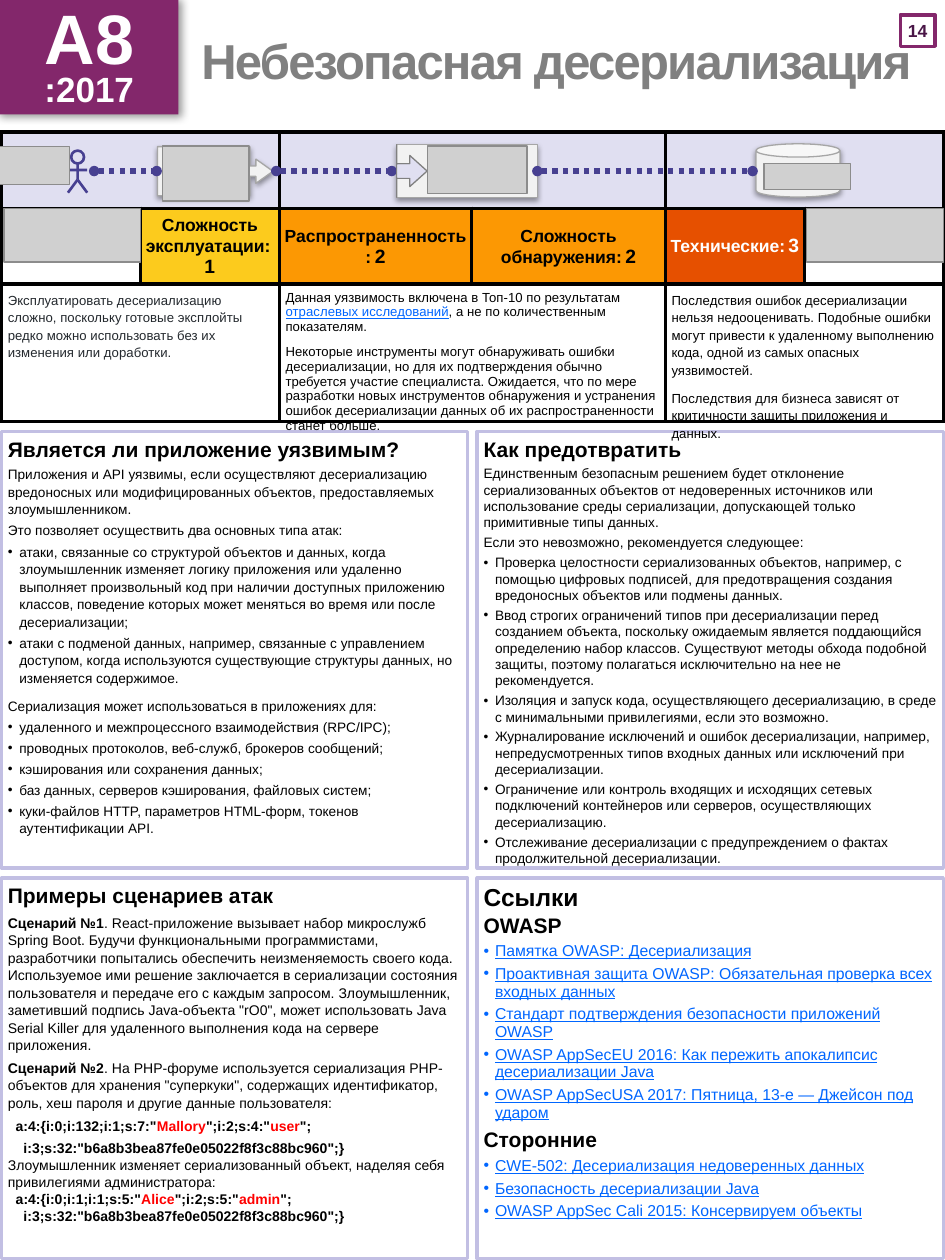
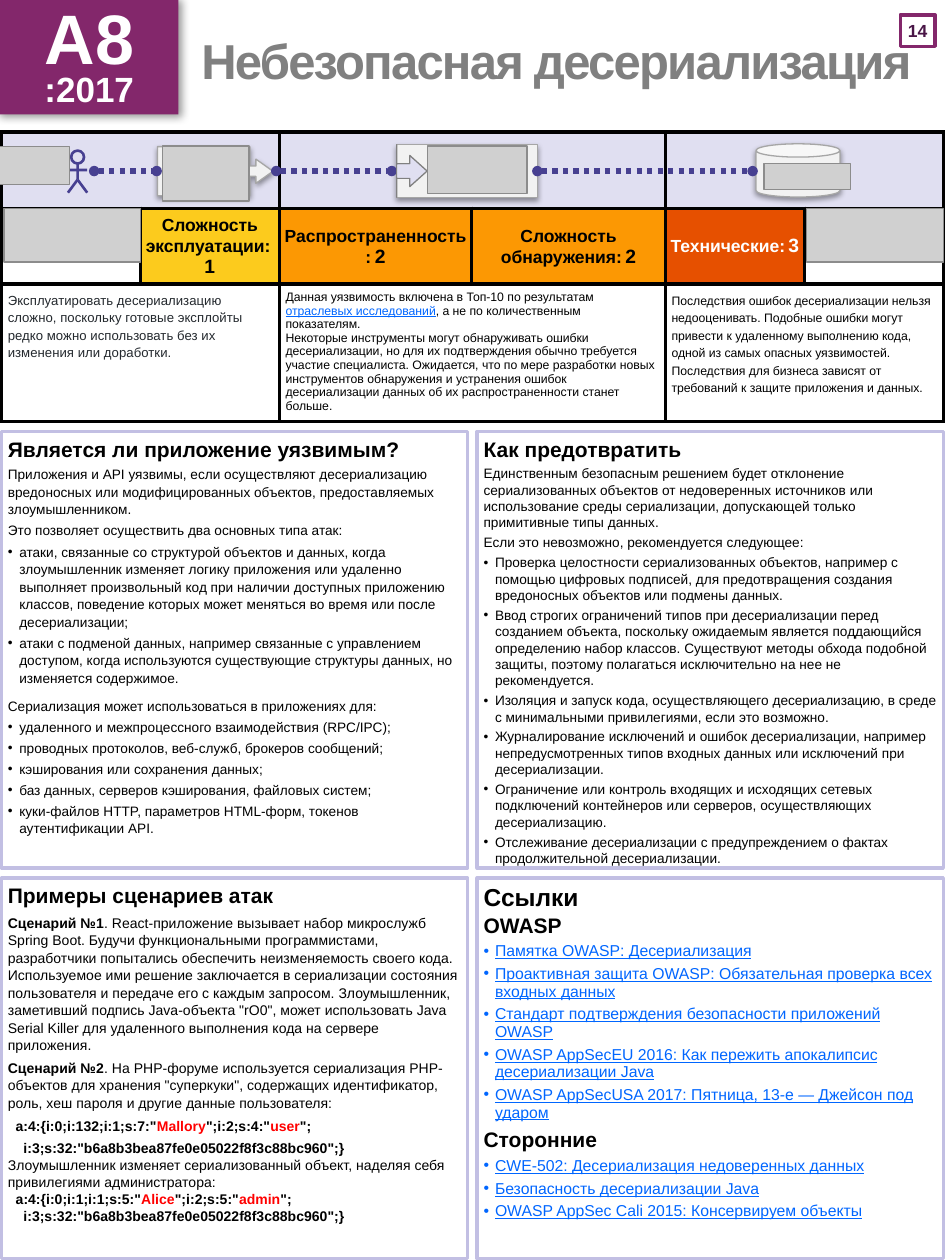
Before and after one commit to OWASP/Top10, a slide deck: slide 15 of 2017/OWASP Top 10-2017-ru.pptx. Drawn at 945x1260 pixels with LibreOffice and Linux fonts; fonts in the diff are those of the drawing; grey boxes stand for pictures. Boxes give left, top, right and bottom in pixels: in the first picture for what was removed or moved away, otherwise in the second. Text is boxed around its words. In the diff, an @@ line names an element or a change of style, - is before the commit and + after.

```diff
--- a/2017/OWASP Top 10-2017-ru.pptx
+++ b/2017/OWASP Top 10-2017-ru.pptx
@@ table at [1, 132, 944, 457] @@
-row 3, column 5: Последствия ошибок десериализации нельзя недооценивать. Подобные ошибки могут привести к удаленному выполнению кода, одной из самых опасных уязвимостей. / Последствия для бизнеса зависят от критичности защиты приложения и данных.
+row 3, column 5: Последствия ошибок десериализации нельзя недооценивать. Подобные ошибки могут привести к удаленному выполнению кода, одной из самых опасных уязвимостей. / Последствия для бизнеса зависят от требований к защите приложения и данных.
@@ size 7.5 to 7 pt in "Данная уязвимость включена в Топ-10 по результатам ...", "Некоторые инструменты могут обнаруживать ошибки десериализац ..." @@
@@ less space between paragraphs @@
@@ text at [495, 557, 898, 603]: text changed @@
-• Проверка целостности сериализованных объектов, например, с помощью цифровых подписей, для предотвращения создания вредоносных объектов или подмены данных.
+• Проверка целостности сериализованных объектов, например с помощью цифровых подписей, для предотвращения создания вредоносных объектов или подмены данных.
@@ text at [19, 638, 452, 686]: text changed @@
-  • атаки с подменой данных, например, связанные с управлением доступом, когда используются существующие структуры данных, но изменяется содержимое.
+  • атаки с подменой данных, например связанные с управлением доступом, когда используются существующие структуры данных, но изменяется содержимое.
@@ text at [495, 731, 926, 777]: text changed @@
-• Журналирование исключений и ошибок десериализации, например, непредусмотренных типов входных данных или исключений при десериализации.
+• Журналирование исключений и ошибок десериализации, например непредусмотренных типов входных данных или исключений при десериализации.
```
Also in this commit, not shown: 23 other slides changed, 22 other files.
